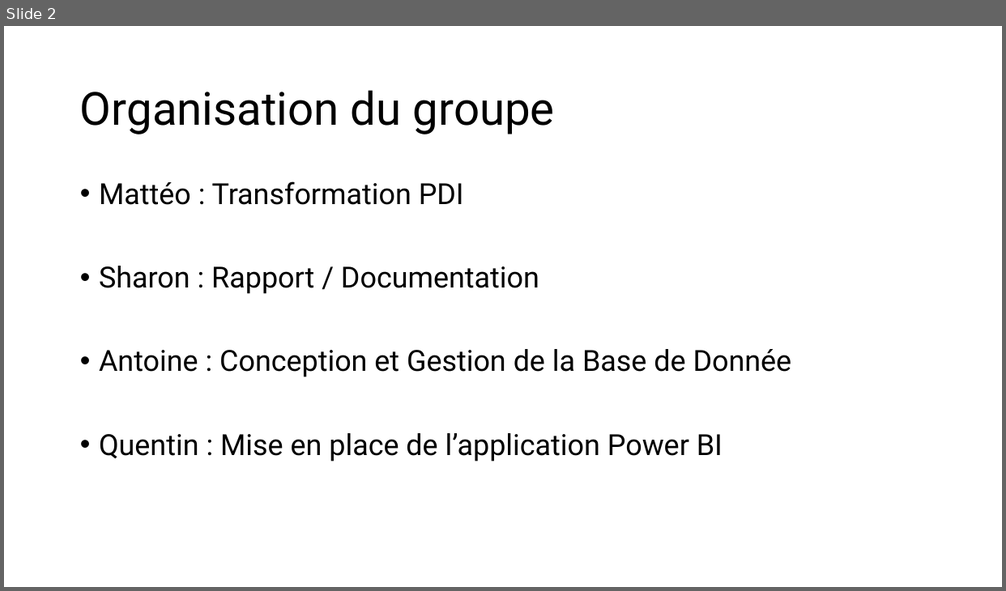
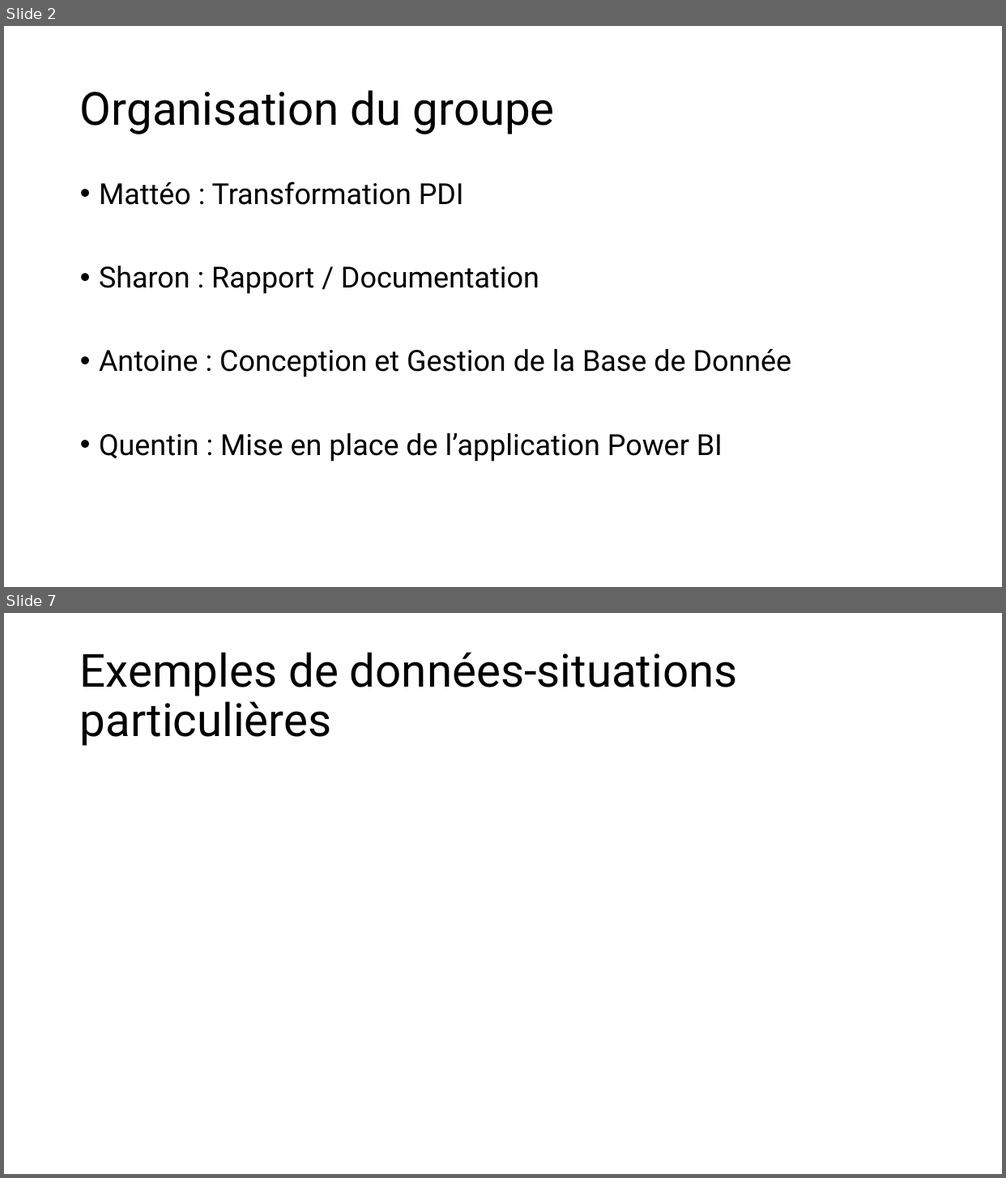
Before and after one commit to MatteoDelin/Developpement-composant-solution-decisionnelle, a slide deck: Jalon 2.pptx. Shown one above the other, each under a label of ours: slide 2 before the commit, slides 2 and 7 after it; the slides between them are not shown. The pictures are 1006x591 and 1006x1178 pixels, drawn with LibreOffice and Linux fonts; fonts in the diff are those of the drawing. Boxes give left, top, right and bottom in pixels: in the first picture for what was removed or moved away, otherwise in the second. Text is boxed around its words. In the diff, an @@ line names an element or a change of style, - is before the commit and + after.

```diff
--- a/Jalon 2.pptx
+++ b/Jalon 2.pptx
@@ slide 7 added at box(4, 613, 1002, 1174), background #FFFFFF @@
@@ title added at box(80, 652, 738, 746), 44 pt, text #000000 @@
+Exemples de données-situations particulières
```
Also in this commit, not shown: 5 other slides added, 2 slides removed, 1 other file.
